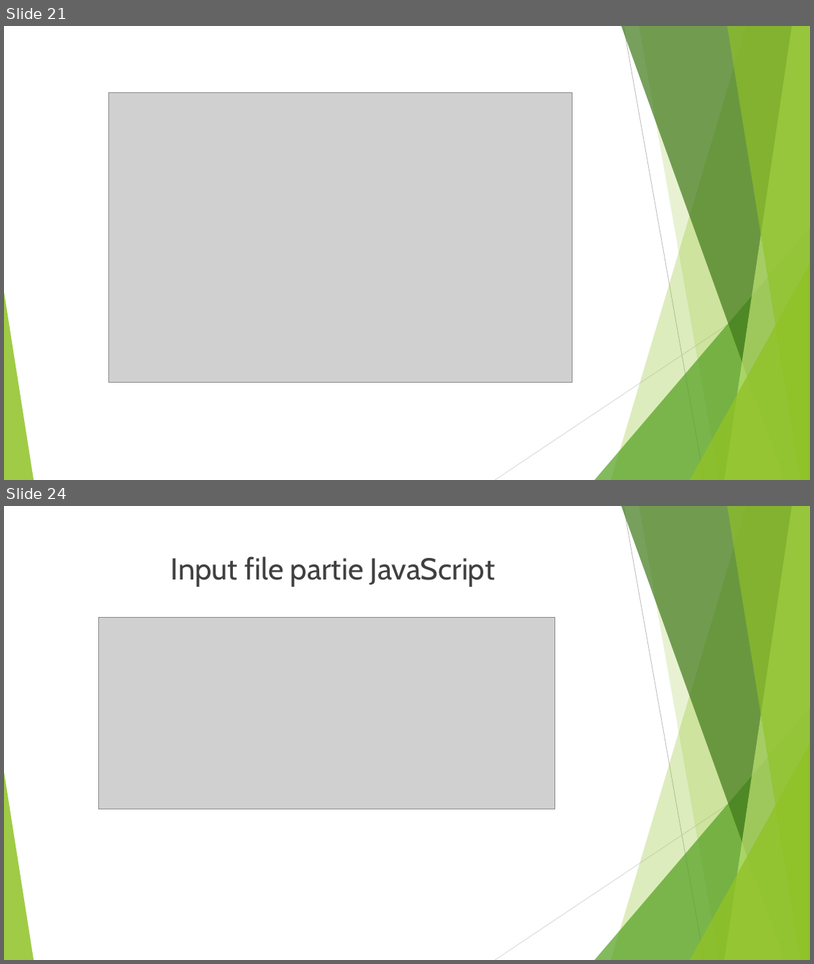
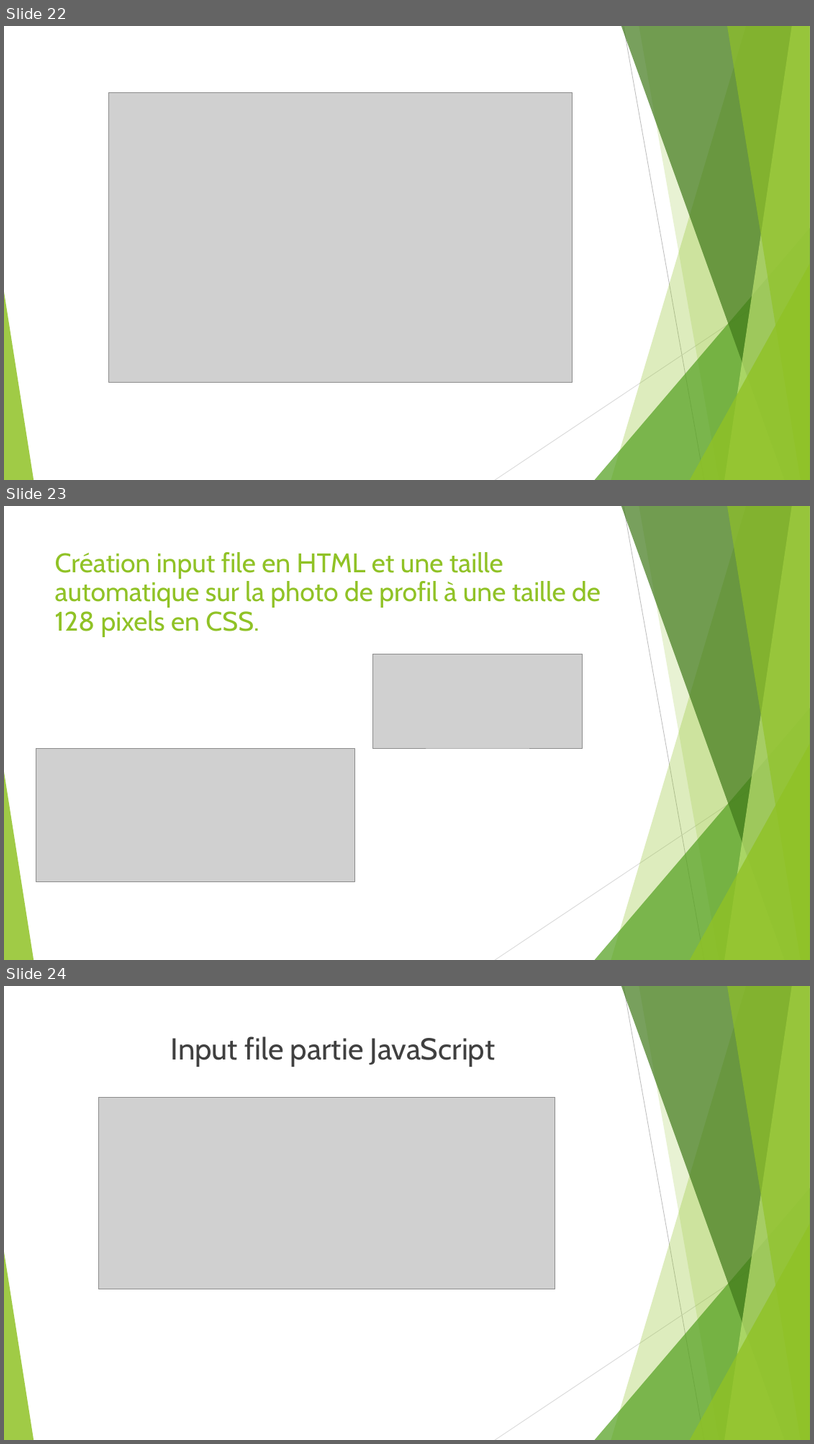
Before and after one commit to Kevin200122/DWWM, a slide deck: DossierProjetStage/DossierProjetBonus.odp. Shown one above the other, each under a label of ours: slides 21 and 24 before the commit, slides 22, 23 and 24 after it; the slides between them are not shown. The pictures are 814x964 and 814x1444 pixels, drawn with LibreOffice and Linux fonts; fonts in the diff are those of the drawing; grey boxes stand for pictures. Boxes give left, top, right and bottom in pixels: in the first picture for what was removed or moved away, otherwise in the second. Text is boxed around its words. In the diff, an @@ line names an element or a change of style, - is before the commit and + after.

```diff
--- a/DossierProjetStage/DossierProjetBonus.odp
+++ b/DossierProjetStage/DossierProjetBonus.odp
@@ slide 23 added at [4,506,810,960], background #FFFFFF; not listed: 10 template elements that a slide beside it also shows @@
@@ title added at [55,552,601,636], 32 pt, text #90C226 @@
+Création input file en HTML et une taille automatique sur la photo de profil à une taille de 128 pixels en CSS.
@@ picture added at [373,654,583,748] @@
@@ picture added at [36,748,355,881] @@
@@ what was slide 21 is now slide 22 @@
```
Also in this commit, not shown: 4 slides changed, 5 other slides added, 3 slides removed, 6 other files.
